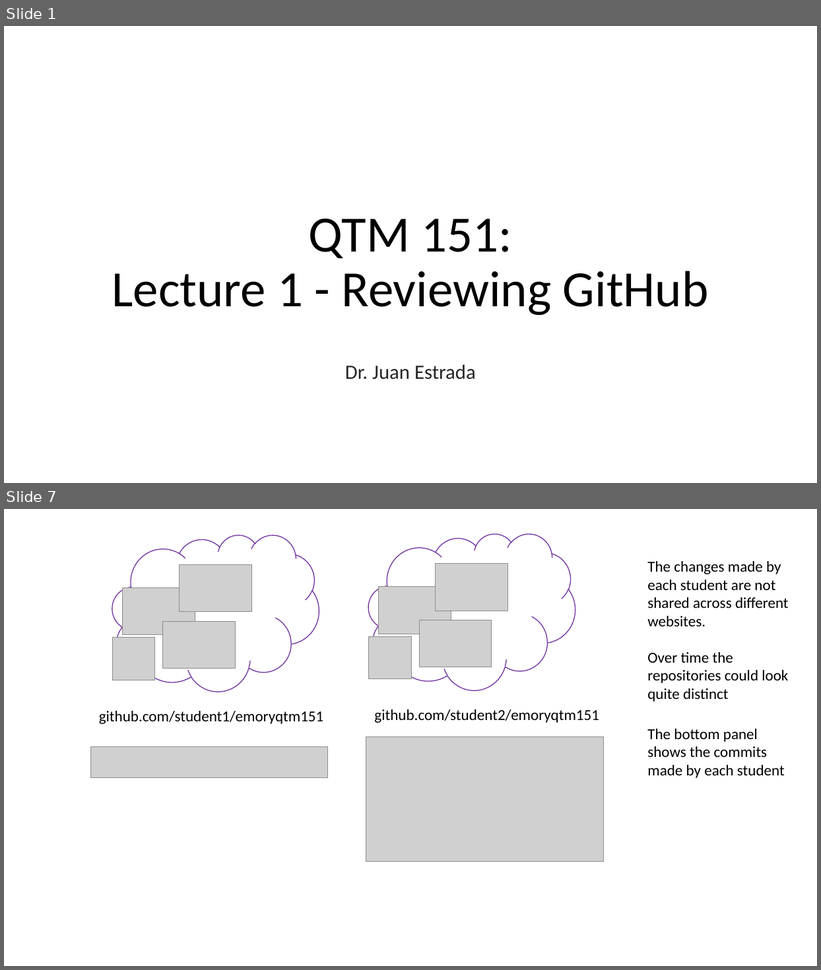
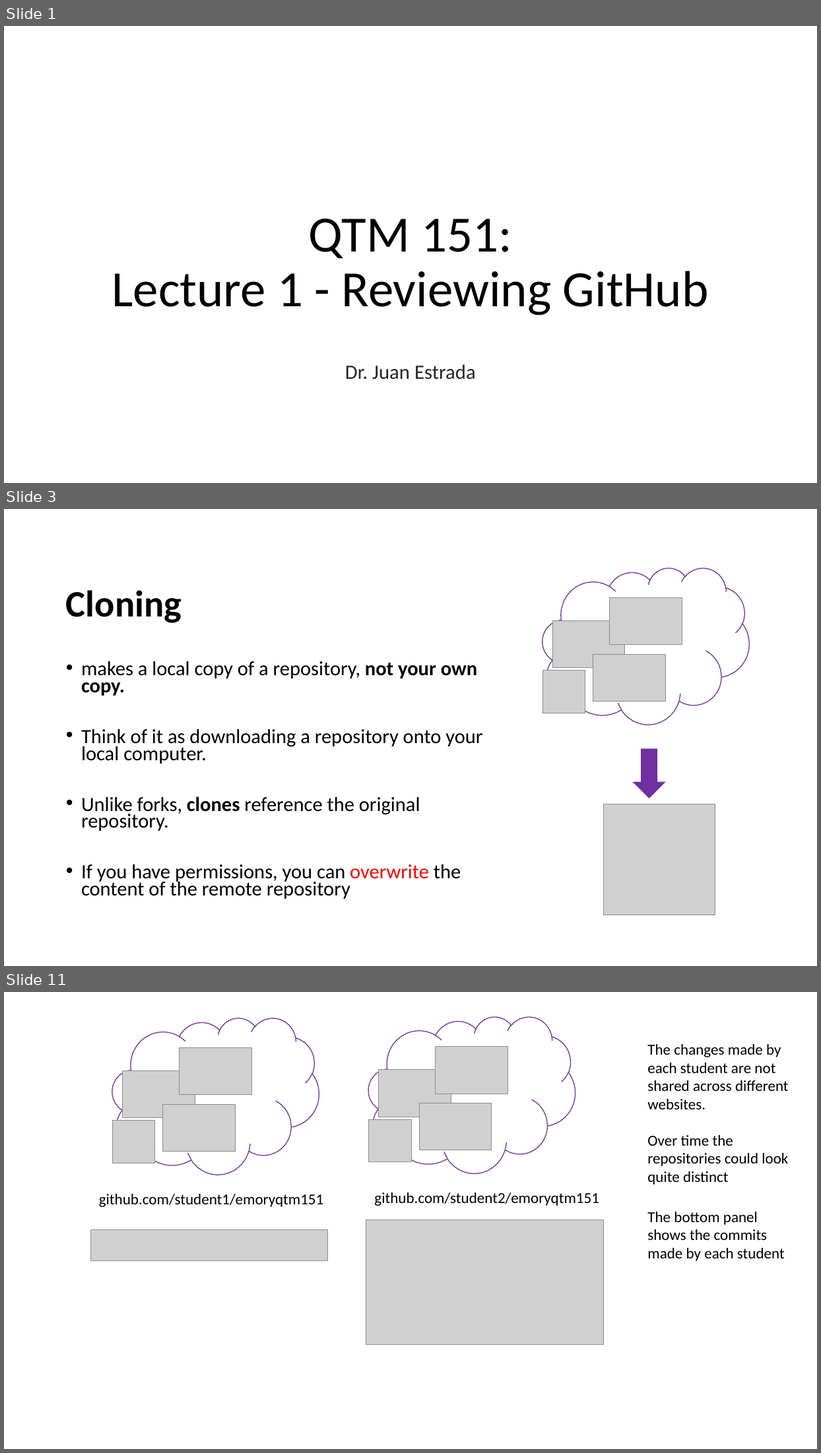
Before and after one commit to yoonpk147/qtm151_fall_2023, a slide deck: lecture_01/Lecture-GithubReview.pptx. Shown one above the other, each under a label of ours: slides 1 and 7 before the commit, slides 1, 3 and 11 after it; the slides between them are not shown. The pictures are 821x970 and 821x1453 pixels, drawn with LibreOffice and Linux fonts; fonts in the diff are those of the drawing; grey boxes stand for pictures; background and template pictures are left out. Boxes give left, top, right and bottom in pixels: in the first picture for what was removed or moved away, otherwise in the second. Text is boxed around its words. In the diff, an @@ line names an element or a change of style, - is before the commit and + after.

```diff
--- a/lecture_01/Lecture-GithubReview.pptx
+++ b/lecture_01/Lecture-GithubReview.pptx
@@ slide 3 added at box(4, 509, 817, 966), background #FFFFFF @@
@@ cloud added at box(543, 568, 749, 724), fill #FFFFFF, outline #7030A0 1 pt @@
@@ title added at box(66, 590, 182, 623), 44 pt, text #000000, bold @@
+Cloning
@@ picture added at box(610, 597, 682, 644) @@
@@ picture added at box(552, 621, 625, 667) @@
@@ text added at box(81, 661, 482, 899), 23.8 pt, text #000000 @@
+• makes a local copy of a repository, not your own copy.
+• Think of it as downloading a repository onto your local computer.
+• Unlike forks, clones reference the original repository.
+• If you have permissions, you can overwrite the content of the remote repository
@@ picture added at box(593, 654, 666, 701) @@
@@ picture added at box(543, 671, 585, 714) @@
@@ down arrow added at box(633, 749, 666, 799), fill #7030A0 @@
@@ picture added at box(604, 804, 715, 916) @@
@@ what was slide 7 is now slide 11 @@
```
Also in this commit, not shown: 2 slides changed, 5 other slides added, 2 slides removed.
